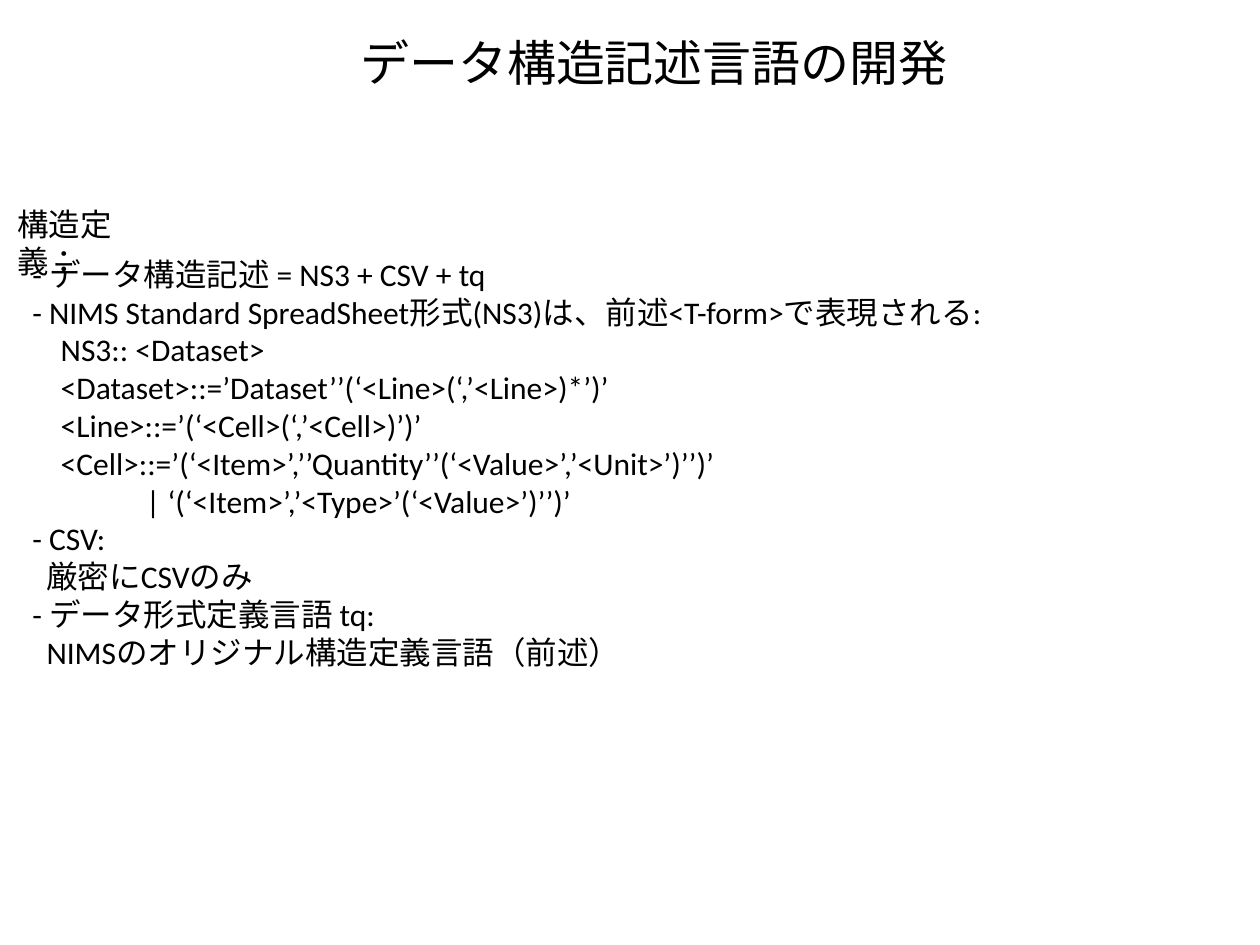
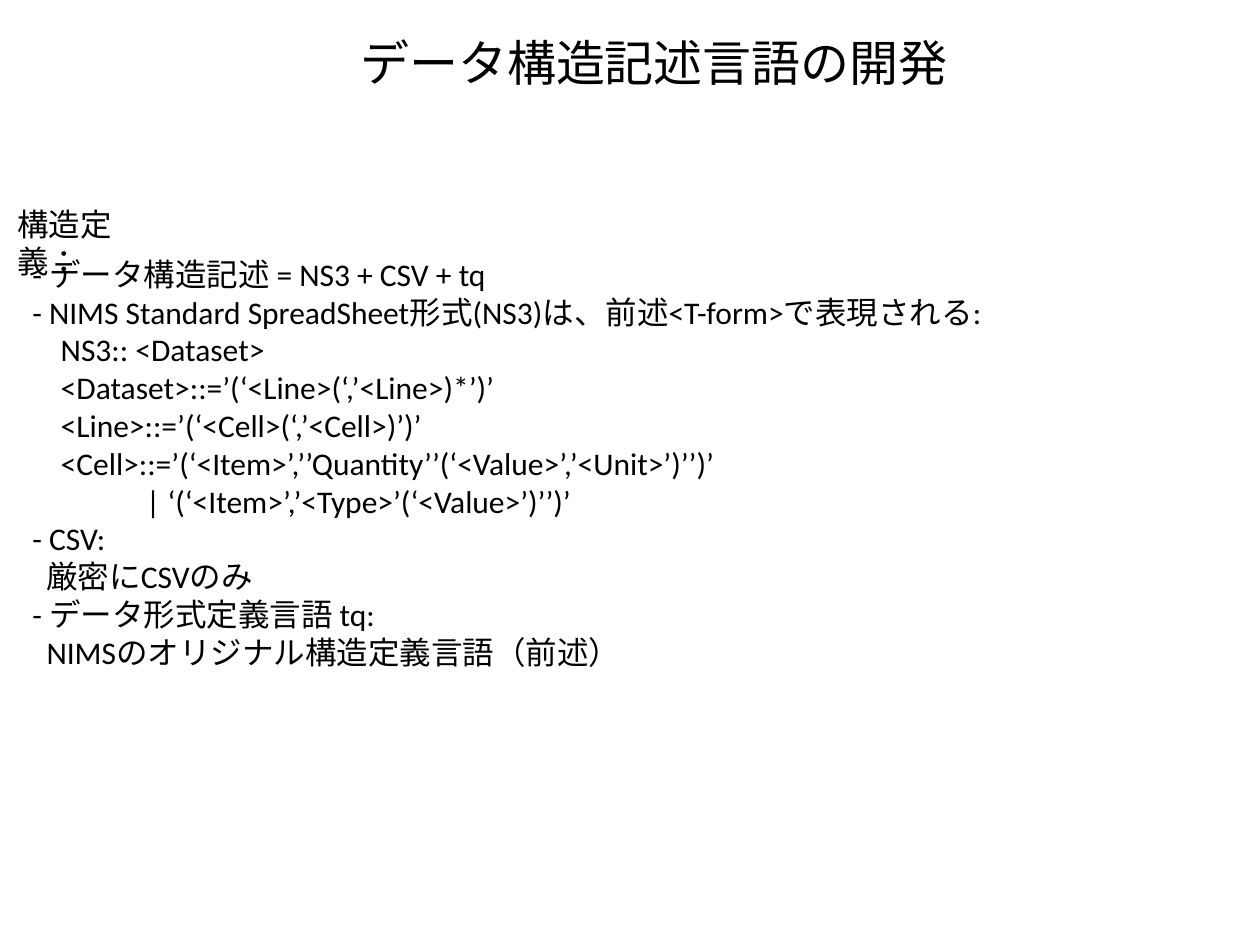
Before and after one commit to kouamano/RECURSIVE-SYSTEM, a slide deck: slide 2 of Document/tq_op_example.odp. Drawn at 1260x945 pixels with LibreOffice and Linux fonts; fonts in the diff are those of the drawing. Boxes give left, top, right and bottom in pixels: in the first picture for what was removed or moved away, otherwise in the second. Text is boxed around its words. In the diff, an @@ line names an element or a change of style, - is before the commit and + after.

```diff
--- a/Document/tq_op_example.odp
+++ b/Document/tq_op_example.odp
@@ text at (61,376,494,403): text changed @@
-<Dataset>::=’Dataset’’(‘<Line>(‘,’<Line>)*’)’
+<Dataset>::=’(‘<Line>(‘,’<Line>)*’)’
```
Also in this commit, not shown: 1 other file.
